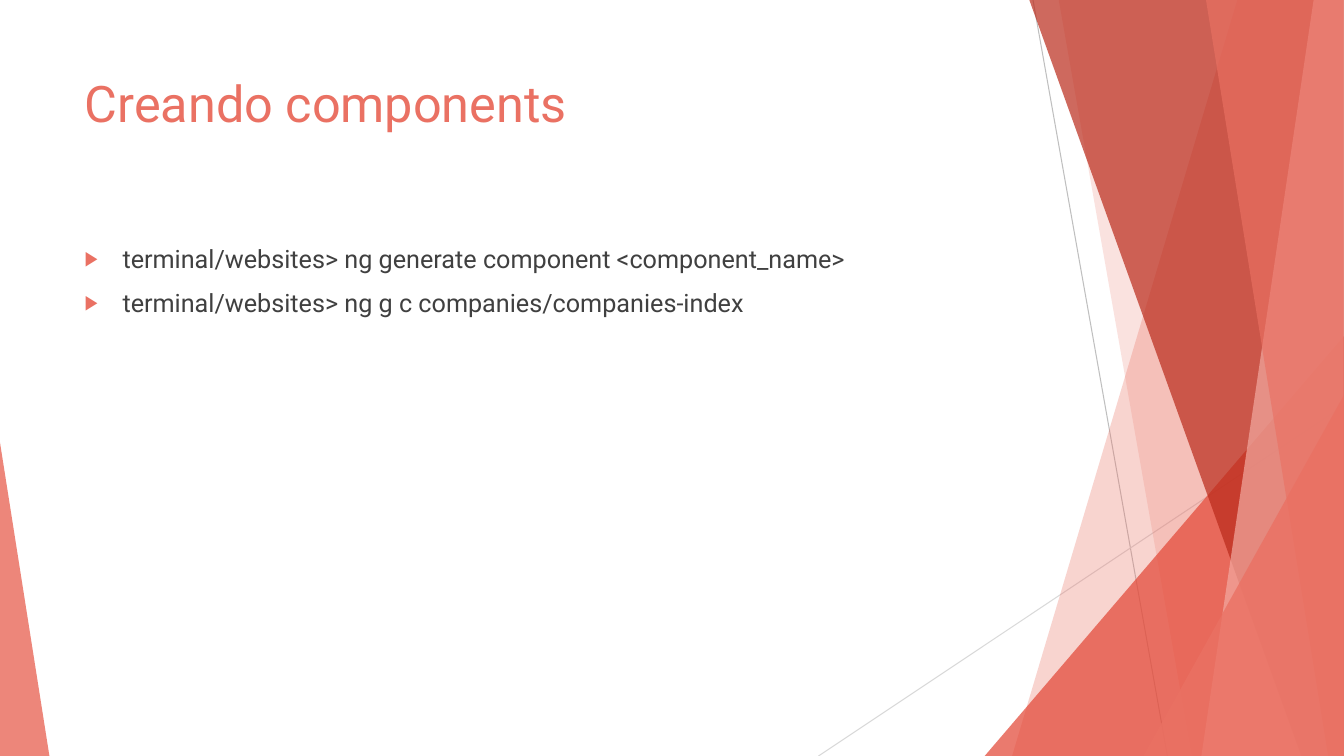
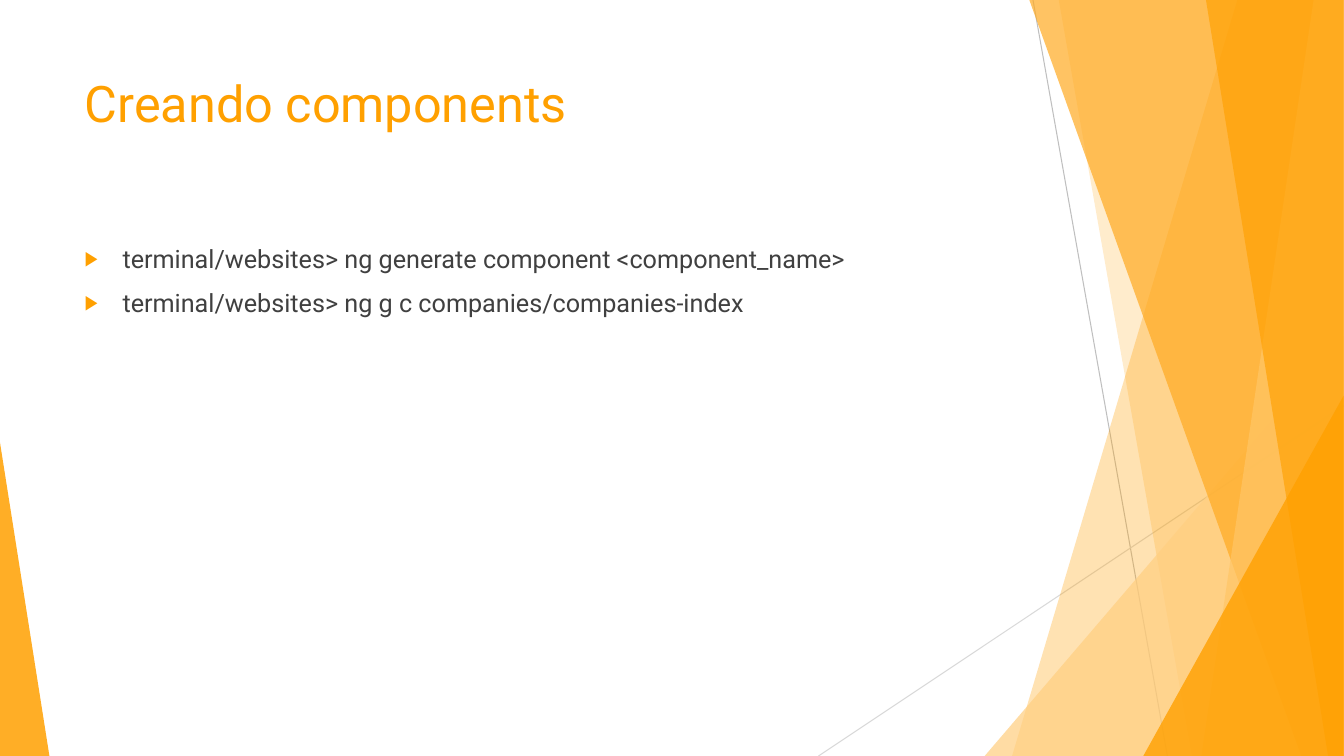
Before and after one commit to rabp99/app-heroes-frontend, a slide deck: slide 6 of documentacion/clase 1.pptx. Drawn at 1344x756 pixels with LibreOffice and Linux fonts; fonts in the diff are those of the drawing. Boxes give left, top, right and bottom in pixels: in the first picture for what was removed or moved away, otherwise in the second. Text is boxed around its words. In the diff, an @@ line names an element or a change of style, - is before the commit and + after.

Commit message:
creando dashboard navigation y demas

```diff
--- a/documentacion/clase 1.pptx
+++ b/documentacion/clase 1.pptx
@@ freeform shape at [1012,0,1344,756]: fill #EA7163 at 30% opacity to #FFA000 at 30% opacity @@
@@ freeform shape at [1029,0,1344,756]: fill #BA2A1A at 70% opacity to #FFAA21 at 70% opacity @@
@@ freeform shape at [1059,0,1344,756]: fill #EA7163 at 20% opacity to #FFA000 at 20% opacity @@
@@ freeform shape at [1202,0,1344,756]: fill #F2AAA1 at 70% opacity to #FFC666 at 70% opacity @@
@@ freeform shape at [1206,0,1344,756]: fill #EA7163 at 65% opacity to #FFA000 at 65% opacity @@
@@ title "Creando components" at [85,84,567,133]: text colour #EA7163 to #FFA000 @@
@@ text "terminal/websites> ng generate component <component_name>" at [123,249,845,318]: bullet colour #EA7163 to #FFA000 @@
@@ triangle at [985,336,1344,756]: fill #E34837 at 72% opacity to #FFCF81 at 72% opacity @@
@@ triangle at [1143,396,1344,756]: fill #EA7163 at 80% opacity to #FFA000 at 80% opacity @@
@@ triangle at [0,443,49,756]: fill #EA7163 at 85% opacity to #FFA000 at 85% opacity @@
```
Also in this commit, not shown: 13 other slides changed, 1 slide added, 30 other files.
